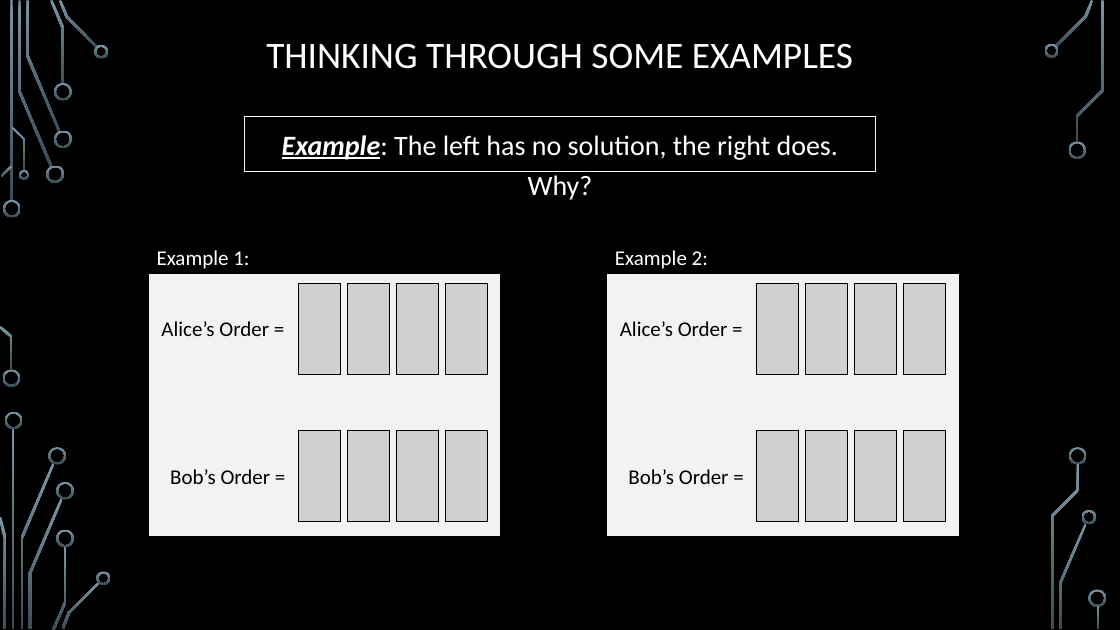
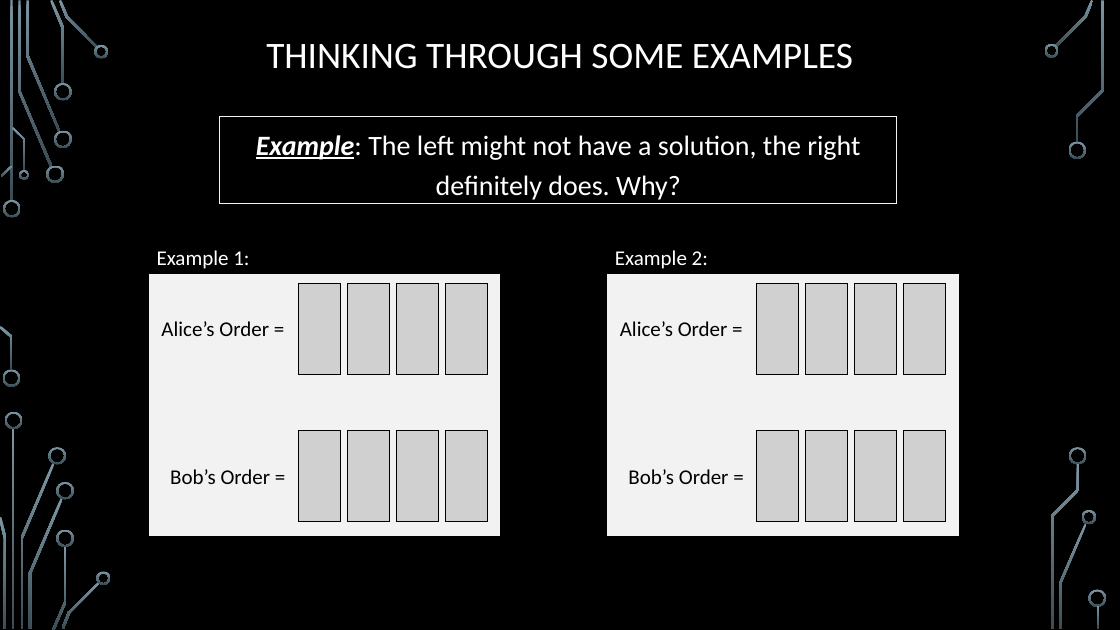
Before and after one commit to markfloryan/dsa2, a slide deck: slide 4 of slides/04-5-DividingResources.pptx. Drawn at 1120x630 pixels with LibreOffice and Linux fonts; fonts in the diff are those of the drawing; grey boxes stand for pictures; background and template pictures are left out. Boxes give left, top, right and bottom in pixels: in the first picture for what was removed or moved away, otherwise in the second. Text is boxed around its words. In the diff, an @@ line names an element or a change of style, - is before the commit and + after.

Commit message:
slide fixes

```diff
--- a/slides/04-5-DividingResources.pptx
+++ b/slides/04-5-DividingResources.pptx
@@ text "Example: The left might not ...": place and size @@
-text "Example: The left might not ..." at <box>245,116,875,171</box>
+text "Example: The left might not ..." at <box>220,116,897,203</box>
@@ text at <box>256,135,860,200</box>: text changed @@
-Example: The left has no solution, the right does. Why?
+Example: The left might not have a solution, the right definitely does. Why?
```
Also in this commit, not shown: 1 other slide changed, 3 other files.
